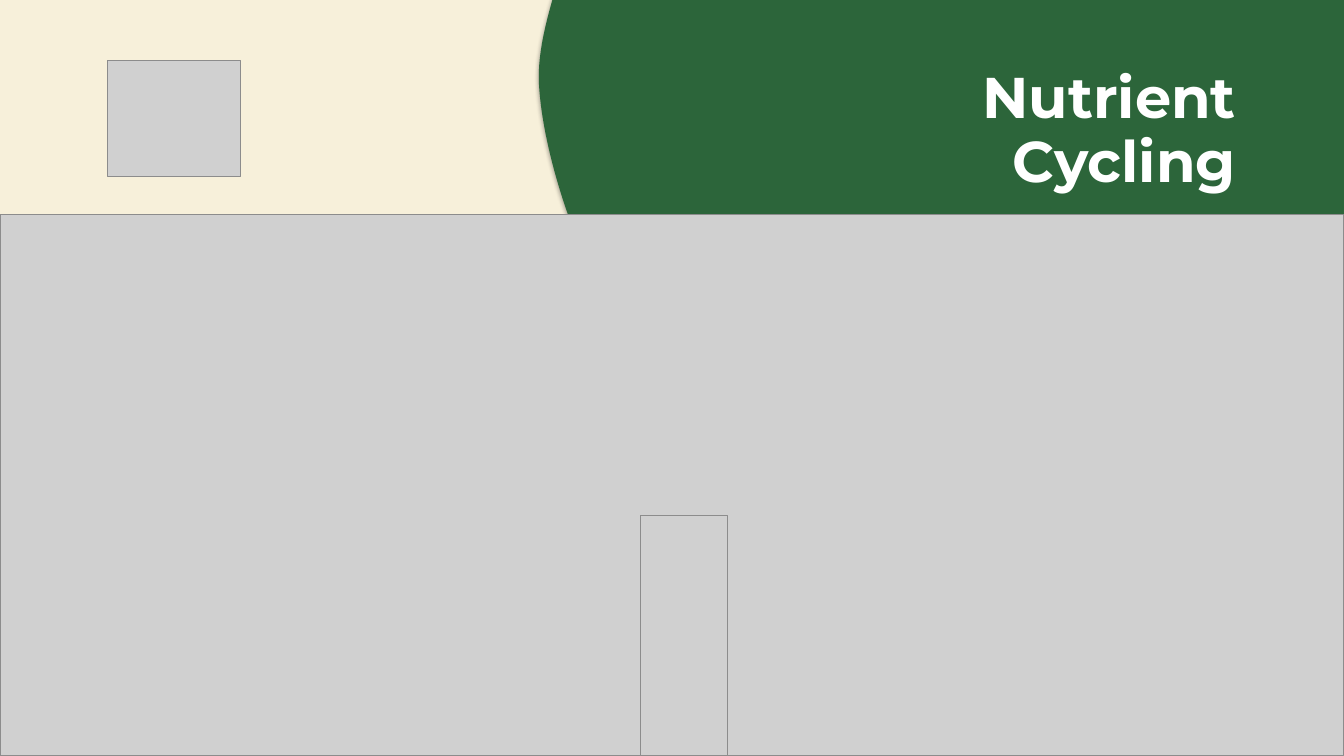
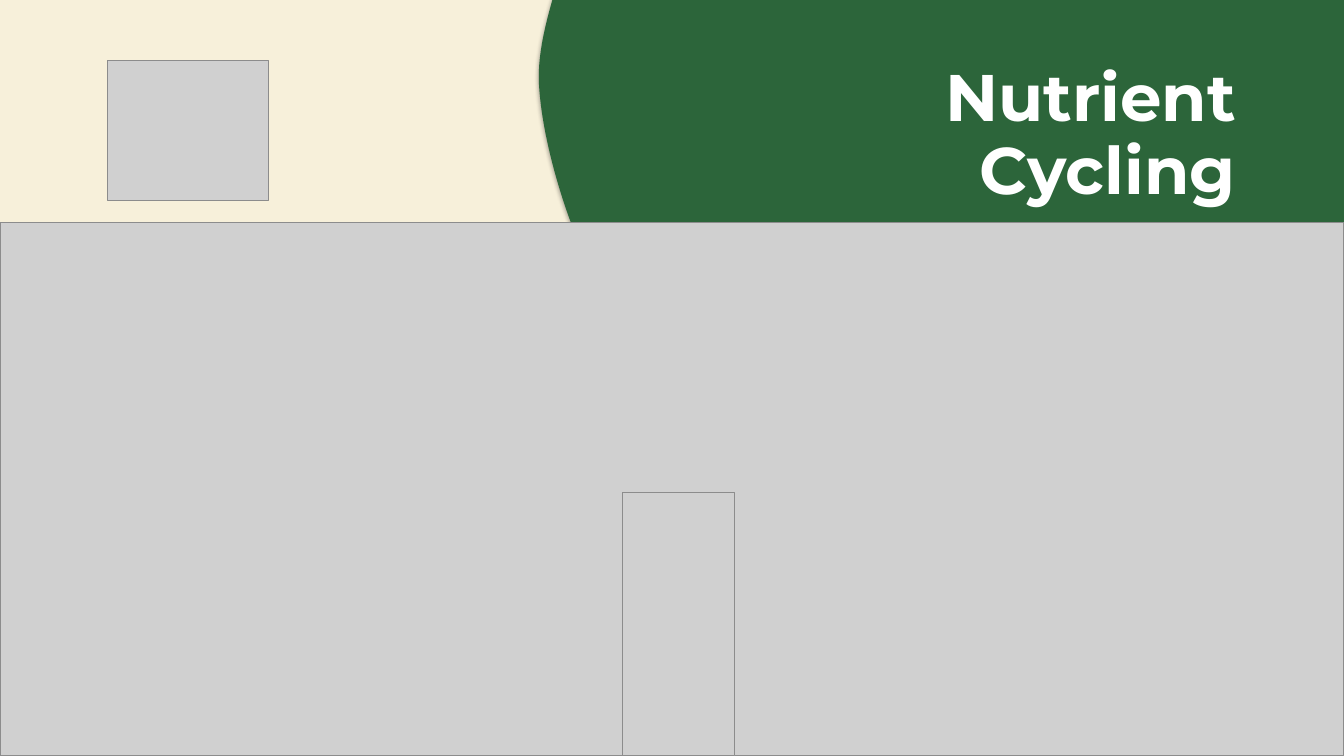
Before and after one commit to linneamoritznyc/final-SFWsite-Linnea, a slide deck: slide 2 of exports/stephanie/how-it-works/how-it-works-thumbnails.pptx. Drawn at 1344x756 pixels with LibreOffice and Linux fonts; fonts in the diff are those of the drawing; grey boxes stand for pictures. Boxes give left, top, right and bottom in pixels: in the first picture for what was removed or moved away, otherwise in the second. Text is boxed around its words. In the diff, an @@ line names an element or a change of style, - is before the commit and + after.

```diff
--- a/exports/stephanie/how-it-works/how-it-works-thumbnails.pptx
+++ b/exports/stephanie/how-it-works/how-it-works-thumbnails.pptx
@@ picture: place and size @@
-picture at (108, 60, 241, 176)
+picture at (108, 60, 269, 201)
@@ text "Nutrient": place and size @@
-text "Nutrient" at (983, 73, 1236, 194)
+text "Nutrient" at (945, 69, 1236, 208)
@@ text "Nutrient" at (945, 69, 1236, 208): size 41 to 47 pt; line spacing 46pt to 52pt @@
@@ picture: place and size @@
-picture at (0, 215, 1344, 756)
+picture at (0, 223, 1344, 756)
@@ picture: place and size @@
-picture at (640, 516, 727, 756)
+picture at (623, 493, 735, 756)
```
Also in this commit, not shown: 5 other slides changed, 7 other files.
